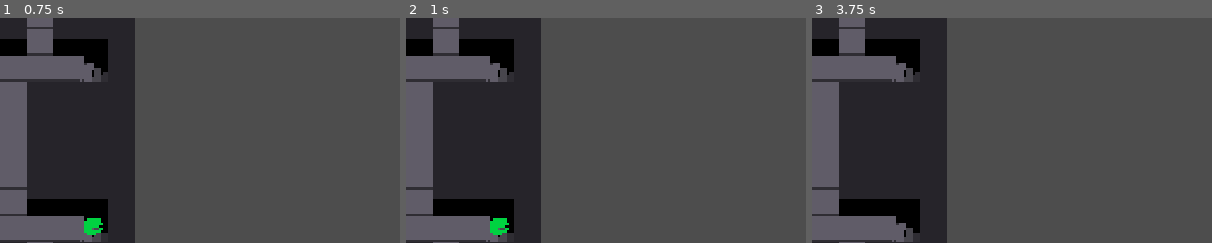
Above: before the commit, frames 1-3 (left to right).
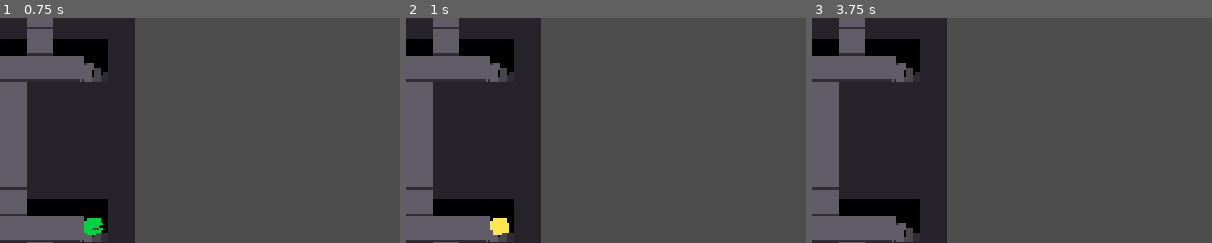
Above: after the commit, the same moments.

Repository: NunoDasNeves/igc-jam-godot-template
Game: Godot game, scene res://main.tscn
Same seed, same stepped clock (60 frames per second), same inputs: the game is played once before the commit and once after it.
Inputs:
- Up to frame 1 (0.75 s): tap Enter at 0.5 s; hold D (Right) from 0.53 s (still down); tap Z (Attack, bound only after the commit) at 0.6 s
- Up to frame 2 (1 s): keep holding D (Right); tap X (Interact, bound only after the commit) at 0.8 s
- Up to frame 3 (3.75 s): tap Space at 1.25, 2.75 s; release D (Right) at 1.28 s; hold S (Down) 1.28-2.03 s; tap X (Interact, bound only after the commit) at 1.35, 2.3, 2.85 s; tap Z (Attack, bound only after the commit) at 1.55, 2.1, 3.05 s; tap Enter at 2, 3.5 s; hold D (Right) 2.03-2.78 s; hold W (Up) 2.78-3.53 s; hold A (Left) from 3.53 s (still down); hold K from 3.53 s (still down)
The pictures show only the part of the screen within x 50-100%, y 22-72%; the shares and areas given below are measured in that part.

Frame 1 is identical in both runs. In frame 2, 0.3% of the frame differs, in the area x 21-26%, y 88-97%; in frame 3, nothing differs.

Commit message:
add Attack (z) and Interact (x) inputs, make mimic transform on Interact

Diff:
--- a/entities/entity_class.gd
+++ b/entities/entity_class.gd
@@ -1,6 +1,9 @@
 class_name Entity extends Node2D
 
 var player_controlled: bool = false
+
+signal interacted
+signal attacked
 
 var input_dir: Vector2
 var move_dir: Vector2
@@ -9,6 +12,12 @@
 	var x_in = Input.get_axis("Left", "Right")
 	var y_in = Input.get_axis("Up", "Down")
 	input_dir = Vector2(x_in, y_in).normalized()
+
+	if Input.is_action_just_pressed("Interact"):
+		interacted.emit()
+
+	if Input.is_action_just_pressed("Attack"):
+		attacked.emit()
 
 func assign_player_is_controlled() -> void:
 	if player_controlled == false:
--- a/entities/mimic/mimic.tscn
+++ b/entities/mimic/mimic.tscn
@@ -8,11 +8,18 @@
 [node name="Mimic" type="CharacterBody2D" groups=["monster"]]
 script = ExtResource("1_71vme")
 
-[node name="Polygon2D" type="Polygon2D" parent="."]
+[node name="MimicPoly" type="Polygon2D" parent="."]
 position = Vector2(-145, -617)
 scale = Vector2(0.90566, 0.905661)
 color = Color(4.09593e-05, 0.82369, 0.257114, 1)
 polygon = PackedVector2Array(135.813, 665.812, 140.229, 658.083, 149.063, 655.875, 172.25, 653.666, 179.979, 660.291, 1 …(399 unchanged characters)…
 
+[node name="ChestPoly" type="Polygon2D" parent="."]
+visible = false
+position = Vector2(-128.227, -488.387)
+scale = Vector2(0.806631, 0.806631)
+color = Color(0.997828, 0.902683, 0.309188, 1)
+polygon = PackedVector2Array(146, 628, 185, 618, 185, 594, 180, 579, 171, 574, 167, 573, 140, 577, 134, 583, 132, 591, 131.692, 612.431)
+
 [node name="CollisionShape2D" type="CollisionShape2D" parent="."]
 shape = SubResource("CircleShape2D_kleto")
--- a/entities/mimic/mimic_class.gd
+++ b/entities/mimic/mimic_class.gd
@@ -1,13 +1,39 @@
 class_name Mimic extends Entity
 
+enum State { NONE, HIDDEN }
+var state: State = State.NONE
 
 # Called when the node enters the scene tree for the first time.
 func _ready() -> void:
 	assign_player_is_controlled()
+	interacted.connect(interact)
+	set_state(State.NONE)
 
+func set_state(new_state: State) -> void:
+	match new_state:
+		State.NONE:
+			$MimicPoly.show()
+			$ChestPoly.hide()
+		State.HIDDEN:
+			$MimicPoly.hide()
+			$ChestPoly.show()
 
+	state = new_state
+
+func interact() -> void:
+	match state:
+		State.NONE:
+			set_state(State.HIDDEN)
+		State.HIDDEN:
+			set_state(State.NONE)
 
 # Called every frame. 'delta' is the elapsed time since the previous frame.
 func _process(_delta: float) -> void:
 	if player_controlled:
 		get_player_input()
+
+	match state:
+		State.NONE:
+			pass
+		State.HIDDEN:
+			input_dir = Vector2.ZERO
--- a/project.godot
+++ b/project.godot
@@ -70,6 +70,16 @@
 , Object(InputEventKey,"resource_local_to_scene":false,"resource_name":"","device":-1,"window_id":0,"alt_pressed":false …(187 unchanged characters)…
 ]
 }
+Interact={
+"deadzone": 0.2,
+"events": [Object(InputEventKey,"resource_local_to_scene":false,"resource_name":"","device":0,"window_id":0,"alt_pressed":false,"shift_pressed":false,"ctrl_pressed":false,"meta_pressed":false,"pressed":false,"keycode":0,"physical_keycode":88,"key_label":0,"unicode":0,"location":0,"echo":false,"script":null)
+]
+}
+Attack={
+"deadzone": 0.2,
+"events": [Object(InputEventKey,"resource_local_to_scene":false,"resource_name":"","device":-1,"window_id":0,"alt_pressed":false,"shift_pressed":false,"ctrl_pressed":false,"meta_pressed":false,"pressed":false,"keycode":0,"physical_keycode":90,"key_label":0,"unicode":90,"location":0,"echo":false,"script":null)
+]
+}
 
 [layer_names]
 
Not shown: 1 places in entities/chest/chest.tscn that only renumber resources
Not shown: 1 places in main.tscn that only renumber resources
